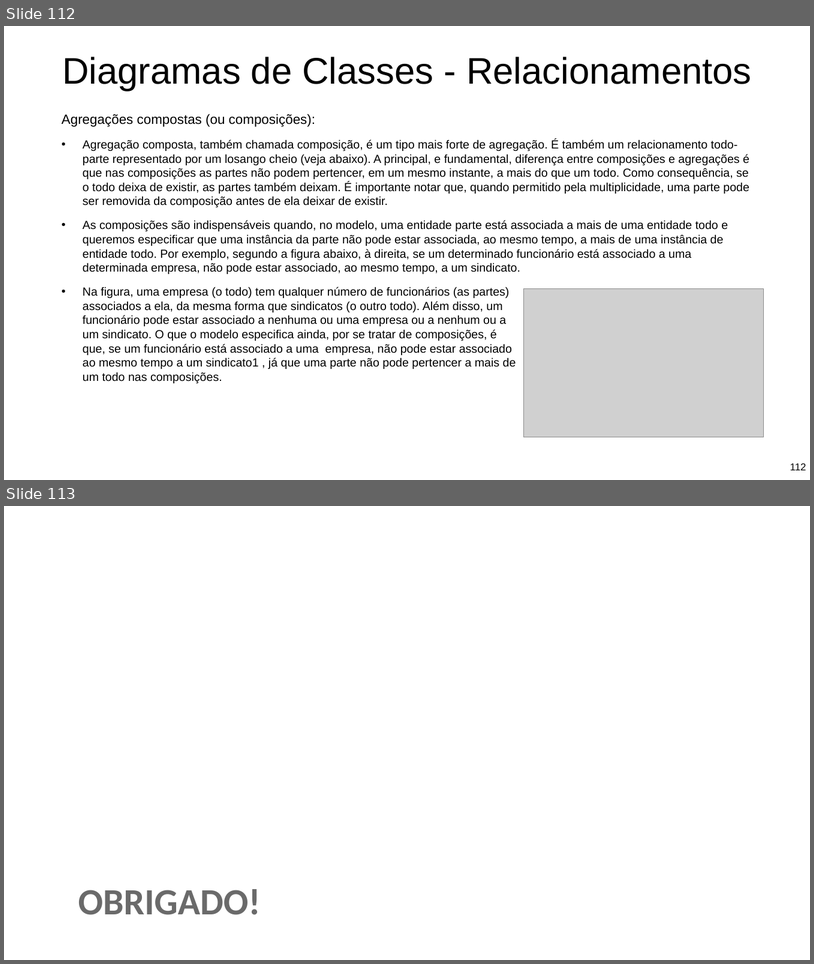
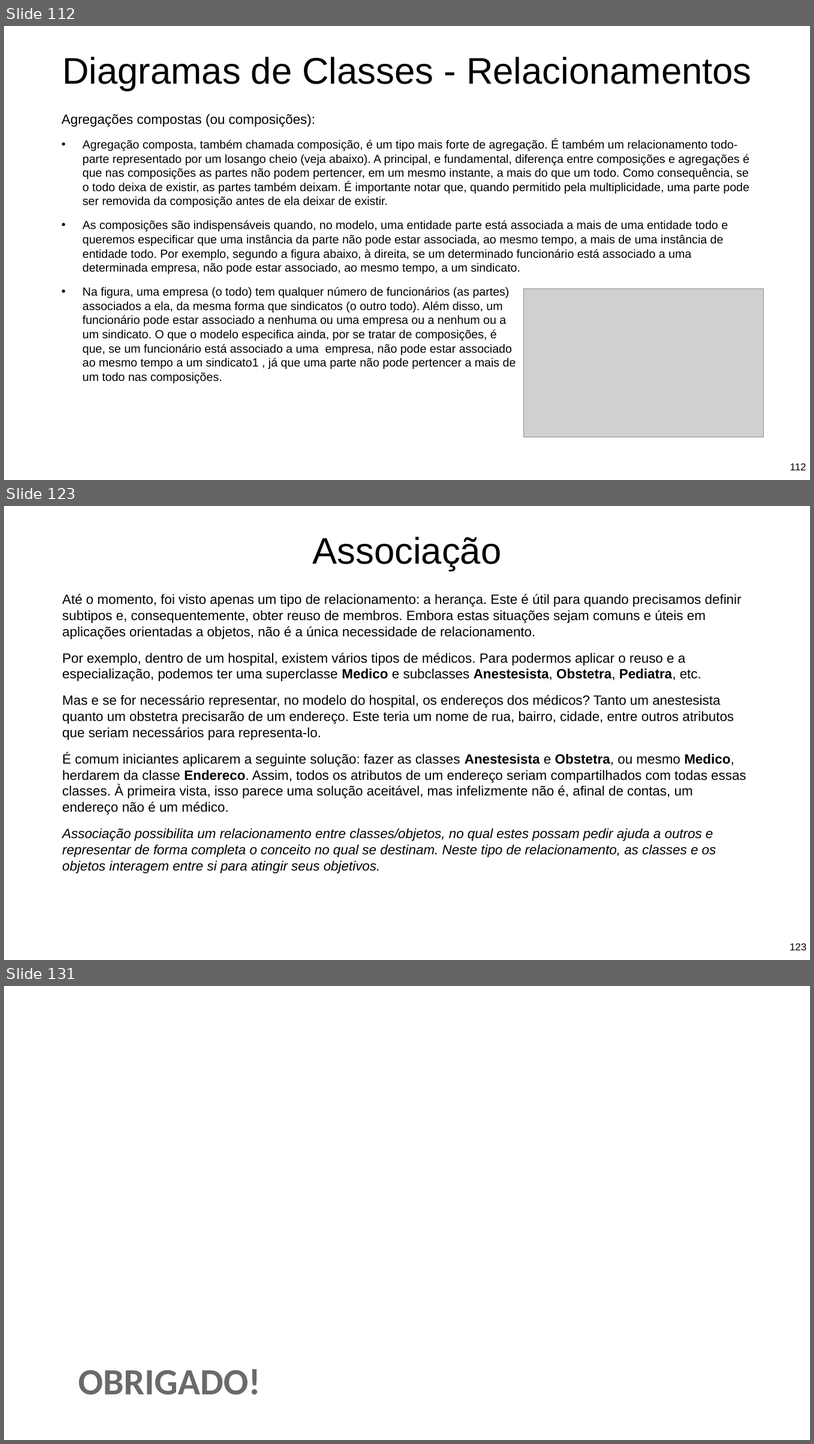
Before and after one commit to Pedrorocha13/2021.1-progoo, a slide deck: materiais/slides.pptx. Shown one above the other, each under a label of ours: slides 112 and 113 before the commit, slides 112, 123 and 131 after it; the slides between them are not shown. The pictures are 814x964 and 814x1444 pixels, drawn with LibreOffice and Linux fonts; fonts in the diff are those of the drawing; grey boxes stand for pictures; background and template pictures are left out. Boxes give left, top, right and bottom in pixels: in the first picture for what was removed or moved away, otherwise in the second. Text is boxed around its words. In the diff, an @@ line names an element or a change of style, - is before the commit and + after.

```diff
--- a/materiais/slides.pptx
+++ b/materiais/slides.pptx
@@ slide 123 added at [4,506,810,960], background picture (left out) @@
@@ title added at [313,537,502,571], 88 pt, text #000000 @@
+Associação
@@ text added at [62,594,747,873], 32 pt, text #000000 @@
+Até o momento, foi visto apenas um tipo de relacionamento: a herança. Este é útil para quando precisamos definir subtipos e, consequentemente, obter reuso de membros. Embora estas situações sejam comuns e úteis em aplicações orientadas a objetos, não é a única necessidade de relacionamento.
+Por exemplo, dentro de um hospital, existem vários tipos de médicos. Para podermos aplicar o reuso e a especialização, podemos ter uma superclasse Medico e subclasses Anestesista, Obstetra, Pediatra, etc.
+Mas e se for necessário representar, no modelo do hospital, os endereços dos médicos? Tanto um anestesista quanto um obstetra precisarão de um endereço. Este teria um nome de rua, bairro, cidade, entre outros atributos que seriam necessários para representa-lo.
+É comum iniciantes aplicarem a seguinte solução: fazer as classes Anestesista e Obstetra, ou mesmo Medico, herdarem da classe Endereco. Assim, todos os atributos de um endereço seriam compartilhados com todas essas classes. À primeira vista, isso parece uma solução aceitável, mas infelizmente não é, afinal de contas, um endereço não é um médico.
+Associação possibilita um relacionamento entre classes/objetos, no qual estes possam pedir ajuda a outros e representar de forma completa o conceito no qual se destinam. Neste tipo de relacionamento, as classes e os objetos interagem entre si para atingir seus objetivos.
@@ page number added at [790,943,807,950], 24 pt, text #000000 @@
+123
@@ what was slide 113 is now slide 131 @@
```
Also in this commit, not shown: 1 slide changed, 17 other slides added.
